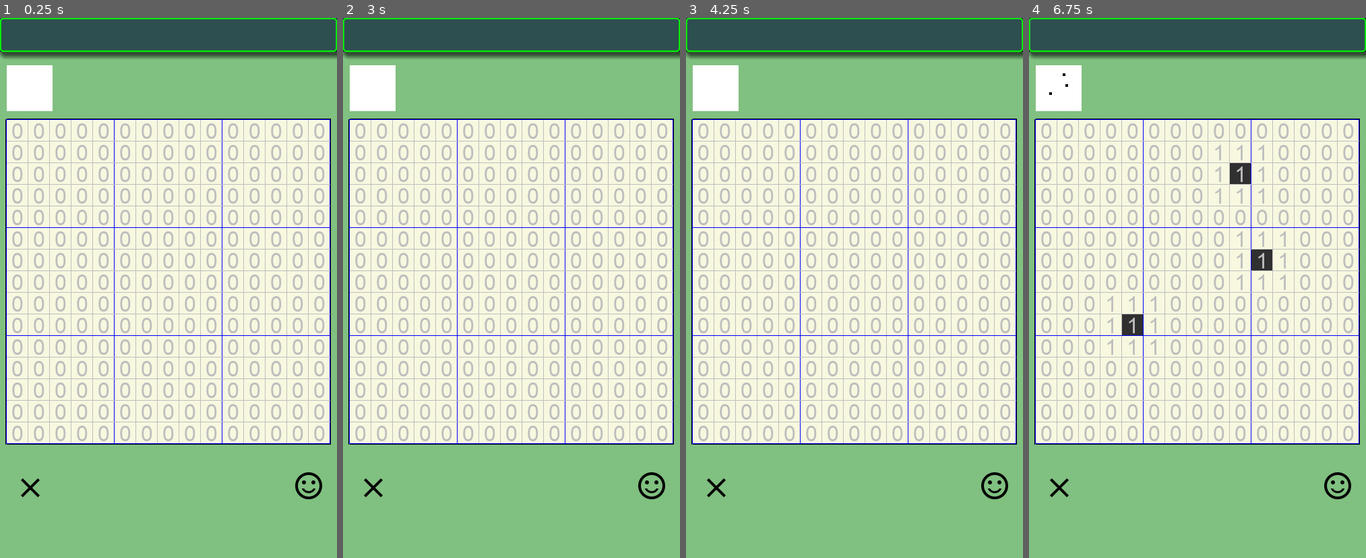
Above: before the commit, frames 1-4 (left to right).
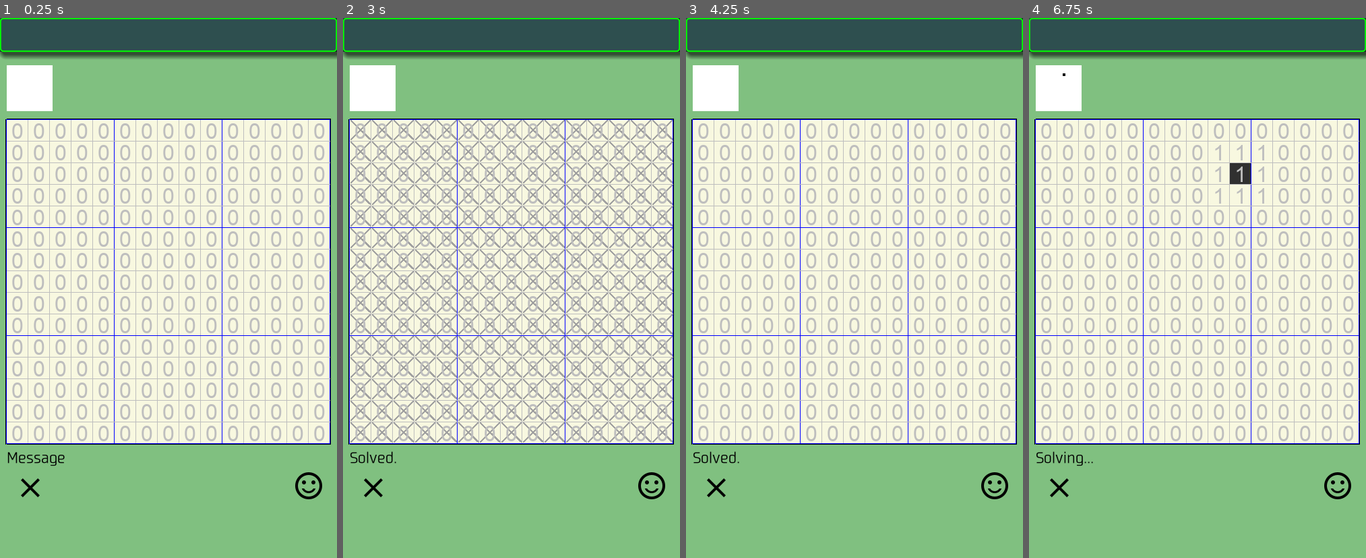
Above: after the commit, the same moments.

Repository: vivisuke/SakuSakuMosaic
Game: Godot game, scene res://MainScene.tscn
Two runs of this game, one before a commit and one after it. Both use one fixed random seed, a clock stepped at 60 frames per second and the inputs below.
Inputs (mouse positions are in pixels of both pictures, inside the frame that each line leads up to):
- Up to frame 1 (0.25 s): no input
- Up to frame 2 (3 s): click (373, 487) at 0.5 s; click (653, 487) at 1.25 s; click (373, 487) at 2 s; click (653, 487) at 2.75 s
- Up to frame 3 (4.25 s): click (716, 487) at 3.5 s
- Up to frame 4 (6.75 s): click (1339, 487) at 4.25 s; tap Enter at 5, 6.5 s; move the mouse to (1271, 261) at 5.02 s; click (1271, 261) at 5.17 s; tap Space at 5.75 s; move the mouse to (1130, 315) at 5.77 s; click (1130, 315) at 5.92 s; move the mouse to (1231, 169) at 6.52 s; click (1231, 169) at 6.67 s

The runs differ from the first frame. In frame 1, 0.1% of the frame differs, in the area x 2-20%, y 80-83%; in frame 2, 8.9%, in the area x 2-98%, y 18-83%; in frame 3, 0.1%; in frame 4, 1.4%.

Commit message:
0017 ◎ C 08/12 08/16 0.001│ToDo│画面右下に、BASIC問題生成ボタン設置

Diff:
--- a/SakuSakuMosaic/MainScene.gd
+++ b/SakuSakuMosaic/MainScene.gd
@@ -6,16 +6,21 @@
 const CROSS = 1
 const UNKNOWN = -1
 
+var solving = false		#
+var solved = false
 var crnt_color = 3
-var clues = []
-var clueLabels = []
+var clueLabels = []		#	手がかり数字ラベル配列（番人なし）
+var ary_clues = []			#	手がかり数字配列（番人あり）、番人部分は 0
+var ary_state = []			#	状態配列（番人あり）、番人部分は CROSS
 
 var NumLabel = load("res://NumLabel.tscn")
 
 func _ready():
-	clues.resize(g.ARY_SIZE)
+	ary_clues.resize(g.ARY_SIZE)
+	ary_state.resize(g.ARY_SIZE)
 	for i in range(g.ARY_SIZE):
-		clues[i] = 0
+		ary_clues[i] = 0
+		ary_state[i] = CROSS
 	clueLabels.resize(g.N_IMG_CELL_HORZ*g.N_IMG_CELL_VERT)
 	for y in range(g.N_IMG_CELL_VERT):
 		var py = y * g.CELL_WIDTH
@@ -57,12 +62,54 @@
 	if( $BoardBG/TileMap.get_cell(x+1, y+1) == BLACK ):
 		cnt += 1;
 	return cnt
-func update_clues():
+func count_ary_black(ix):		#	ix を中心とする 3x3 ブロック内の 黒 数を数える
+	var cnt = 0
+	if( ary_state[ix-g.ARY_WIDTH-1] == BLACK ):
+		cnt += 1;
+	if( ary_state[ix-g.ARY_WIDTH] == BLACK ):
+		cnt += 1;
+	if( ary_state[ix-g.ARY_WIDTH+1] == BLACK ):
+		cnt += 1;
+	if( ary_state[ix-1] == BLACK ):
+		cnt += 1;
+	if( ary_state[ix] == BLACK ):
+		cnt += 1;
+	if( ary_state[ix+1] == BLACK ):
+		cnt += 1;
+	if( ary_state[ix+g.ARY_WIDTH-1] == BLACK ):
+		cnt += 1;
+	if( ary_state[ix+g.ARY_WIDTH] == BLACK ):
+		cnt += 1;
+	if( ary_state[ix+g.ARY_WIDTH+1] == BLACK ):
+		cnt += 1;
+	return cnt
+func count_ary_cross(ix):		#	ix を中心とする 3x3 ブロック内の バツ 数を数える
+	var cnt = 0
+	if( ary_state[ix-g.ARY_WIDTH-1] == CROSS ):
+		cnt += 1;
+	if( ary_state[ix-g.ARY_WIDTH] == CROSS ):
+		cnt += 1;
+	if( ary_state[ix-g.ARY_WIDTH+1] == CROSS ):
+		cnt += 1;
+	if( ary_state[ix-1] == CROSS ):
+		cnt += 1;
+	if( ary_state[ix] == CROSS ):
+		cnt += 1;
+	if( ary_state[ix+1] == CROSS ):
+		cnt += 1;
+	if( ary_state[ix+g.ARY_WIDTH-1] == CROSS ):
+		cnt += 1;
+	if( ary_state[ix+g.ARY_WIDTH] == CROSS ):
+		cnt += 1;
+	if( ary_state[ix+g.ARY_WIDTH+1] == CROSS ):
+		cnt += 1;
+	return cnt
+func update_cluesLabel():
 	for y in range(g.N_IMG_CELL_VERT):
 		for x in range(g.N_IMG_CELL_HORZ):
 			var cnt = count_black(x, y)
 			clueLabels[x+y*g.N_IMG_CELL_HORZ].text = String(cnt)
-			#var ix = xyToAryIX(x, y)
+			ary_clues[xyToAryIX(x, y)] = cnt
 func update_MiniMap():
 	for y in range(g.N_IMG_CELL_VERT):
 		for x in range(g.N_IMG_CELL_HORZ):
@@ -79,6 +126,8 @@
 		if xy.x >= 0:
 			cell_pressed(xy.x, xy.y)
 func cell_pressed(x, y):
+	solving = false
+	solved = false
 	#print("(", x, ", ", y, ")")
 	if $BoardBG/TileMap.get_cell(x, y) == UNKNOWN:
 		$BoardBG/TileMap.set_cell(x, y, BLACK)
@@ -87,15 +136,91 @@
 	else:
 		$BoardBG/TileMap.set_cell(x, y, UNKNOWN)
 	update_MiniMap()
-	update_clues()
+	update_cluesLabel()
 
 
 func _on_ClearButton_pressed():
 	for y in range(g.N_IMG_CELL_VERT):
 		for x in range(g.N_IMG_CELL_HORZ):
 			$BoardBG/TileMap.set_cell(x, y, UNKNOWN)
-	update_clues()
+	update_cluesLabel()
 	update_MiniMap()
 	pass # Replace with function body.
+func fill_black(ix):	# 手がかり数字＋周りのバツ数が９ならばバツ以外の場所を黒にする
+	var cnt = count_ary_cross(ix)
+	if ary_clues[ix] >= 0 && ary_clues[ix] + cnt == 9:
+		if ary_state[ix-g.ARY_WIDTH-1] == UNKNOWN:
+			ary_state[ix-g.ARY_WIDTH-1] = BLACK
+		if ary_state[ix-g.ARY_WIDTH] == UNKNOWN:
+			ary_state[ix-g.ARY_WIDTH] = BLACK
+		if ary_state[ix-g.ARY_WIDTH+1] == UNKNOWN:
+			ary_state[ix-g.ARY_WIDTH+1] = BLACK
+		if ary_state[ix-1] == UNKNOWN:
+			ary_state[ix-1] = BLACK
+		if ary_state[ix] == UNKNOWN:
+			ary_state[ix] = BLACK
+		if ary_state[ix+1] == UNKNOWN:
+			ary_state[ix+1] = BLACK
+		if ary_state[ix+g.ARY_WIDTH-1] == UNKNOWN:
+			ary_state[ix+g.ARY_WIDTH-1] = BLACK
+		if ary_state[ix+g.ARY_WIDTH] == UNKNOWN:
+			ary_state[ix+g.ARY_WIDTH] = BLACK
+		if ary_state[ix+g.ARY_WIDTH+1] == UNKNOWN:
+			ary_state[ix+g.ARY_WIDTH+1] = BLACK
+func fill_cross(ix):	# 手がかり数字 == 周りの黒数 ならば UNKNOWN の場所をバツにする
+	var cnt = count_ary_black(ix)
+	if ary_clues[ix] >= 0 && ary_clues[ix] == cnt:
+		if ary_state[ix-g.ARY_WIDTH-1] == UNKNOWN:
+			ary_state[ix-g.ARY_WIDTH-1] = CROSS
+		if ary_state[ix-g.ARY_WIDTH] == UNKNOWN:
+			ary_state[ix-g.ARY_WIDTH] = CROSS
+		if ary_state[ix-g.ARY_WIDTH+1] == UNKNOWN:
+			ary_state[ix-g.ARY_WIDTH+1] = CROSS
+		if ary_state[ix-1] == UNKNOWN:
+			ary_state[ix-1] = CROSS
+		if ary_state[ix] == UNKNOWN:
+			ary_state[ix] = CROSS
+		if ary_state[ix+1] == UNKNOWN:
+			ary_state[ix+1] = CROSS
+		if ary_state[ix+g.ARY_WIDTH-1] == UNKNOWN:
+			ary_state[ix+g.ARY_WIDTH-1] = CROSS
+		if ary_state[ix+g.ARY_WIDTH] == UNKNOWN:
+			ary_state[ix+g.ARY_WIDTH] = CROSS
+		if ary_state[ix+g.ARY_WIDTH+1] == UNKNOWN:
+			ary_state[ix+g.ARY_WIDTH+1] = CROSS
 func _on_BasicButton_pressed():
+	if !solving:
+		solving = true
+		$MessLabel.text = "Solving..."
+		for y in range(g.N_IMG_CELL_VERT):
+			for x in range(g.N_IMG_CELL_HORZ):
+				$BoardBG/TileMap.set_cell(x, y, UNKNOWN)
+				var ix = xyToAryIX(x, y)
+				ary_state[ix] = UNKNOWN
+	elif solved:
+		solving = false
+		solved = false
+		$MessLabel.text = ""
+		for y in range(g.N_IMG_CELL_VERT):
+			for x in range(g.N_IMG_CELL_HORZ):
+				if $BoardBG/TileMap.get_cell(x, y) == CROSS:
+					$BoardBG/TileMap.set_cell(x, y, UNKNOWN)
+		return
+	else:
+		for y in range(g.N_IMG_CELL_VERT):
+			for x in range(g.N_IMG_CELL_HORZ):
+				fill_black(xyToAryIX(x, y))
+		for y in range(g.N_IMG_CELL_VERT):
+			for x in range(g.N_IMG_CELL_HORZ):
+				fill_cross(xyToAryIX(x, y))
+	var un_cnt = 0		# UNKNOWN 数
+	for y in range(g.N_IMG_CELL_VERT):
+		for x in range(g.N_IMG_CELL_HORZ):
+			var ix = xyToAryIX(x, y)
+			$BoardBG/TileMap.set_cell(x, y, ary_state[ix])
+			if ary_state[ix] == UNKNOWN:
+				un_cnt += 1
+	if un_cnt == 0:
+		solved = true
+		$MessLabel.text = "Solved."
 	pass # Replace with function body.
--- a/SakuSakuMosaic/MainScene.tscn
+++ b/SakuSakuMosaic/MainScene.tscn
@@ -10,6 +10,7 @@
 [ext_resource path="res://images/basic_white.png" type="Texture" id=8]
 [ext_resource path="res://images/clear_black.png" type="Texture" id=9]
 [ext_resource path="res://images/clear_white.png" type="Texture" id=10]
+[ext_resource path="res://fonts/FlopDesignFONT.otf" type="DynamicFontData" id=11]
 
 [sub_resource type="TileSet" id=1]
 0/name = "black-4x4.png 0"
@@ -56,6 +57,10 @@
 1/shape_one_way_margin = 0.0
 1/shapes = [  ]
 1/z_index = 0
+
+[sub_resource type="DynamicFont" id=3]
+size = 20
+font_data = ExtResource( 11 )
 
 [node name="MainScene" type="Node2D"]
 script = ExtResource( 6 )
@@ -137,5 +142,17 @@
 "_edit_use_anchors_": false
 }
 
+[node name="MessLabel" type="Label" parent="."]
+margin_left = 10.0
+margin_top = 641.0
+margin_right = 97.0
+margin_bottom = 662.0
+custom_fonts/font = SubResource( 3 )
+custom_colors/font_color = Color( 0, 0, 0, 1 )
+text = "Message"
+__meta__ = {
+"_edit_use_anchors_": false
+}
+
 [connection signal="pressed" from="ClearButton" to="." method="_on_ClearButton_pressed"]
 [connection signal="pressed" from="BasicButton" to="." method="_on_BasicButton_pressed"]
Not shown: 1 places in SakuSakuMosaic/MainScene.tscn that only renumber resources
Not shown, changed: SakuSakuMozaic.spr
